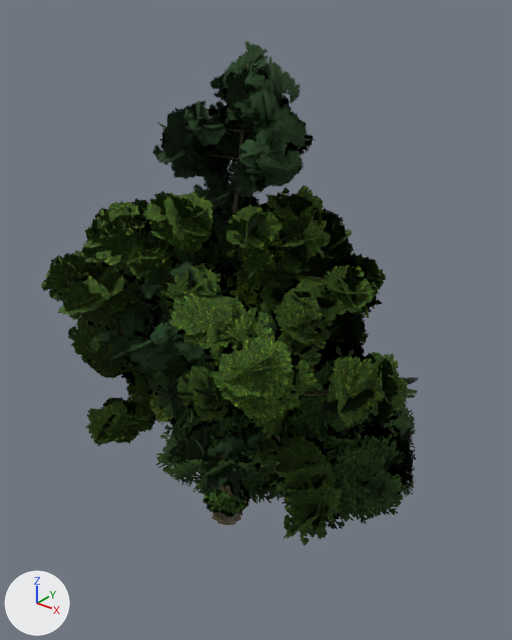
One commit to the Blender file blender/environment.blend: the scene before it, then after it.
Camera for both pictures: a 50 mm lens placed at (15.0, -16.9, 19.5), pointed at (0.7, 0.9, 8.4). Lighting does not change. The marker at lower left points along +X, +Y and +Z. The picture after the commit comes second.

Names of what the first picture shows: 'Bush_Green_Leaves', 'Tree_Birch_Leaves', 'Tree_Cypress_Leaves', 'Tree_Oak_Leaves', 'Tree_Pine_Leaves' and 4 more.
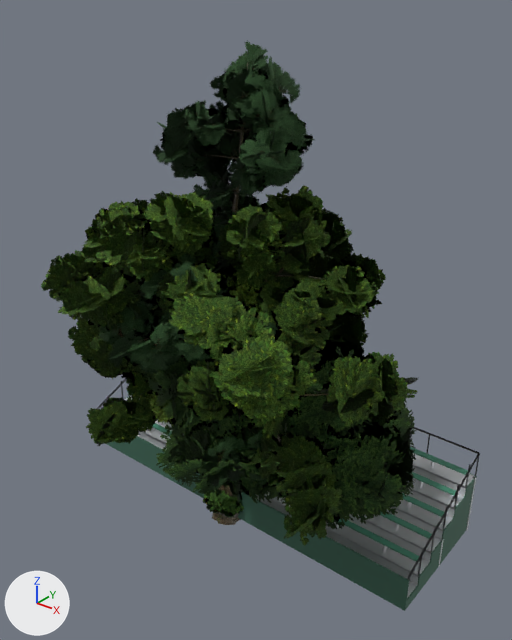
Boxes [x1, y1, x2, y2] around the edits, measured in the pictures (512 x 640 px):
```json
{"object": "Grandstand_GrandstandSteel", "change": "added", "after": [97, 379, 480, 598], "on screen": "mostly hidden"}
{"object": "Grandstand_GrandstandPanel", "change": "added", "after": [106, 395, 477, 611]}
{"object": "Grandstand_GrandstandSeat", "change": "added", "after": [127, 391, 468, 562]}
```

Scene script edits in JSON lines:
```json
{"op": "add", "block": "mat_grandstandpanel", "code": ["mat_grandstandpanel = principled_material('GrandstandPanel')", "mat_grandstandpanel.base_color = (0.04, 0.12, 0.08)  # dark green #386150", "mat_grandstandpanel.roughness = 0.7"]}
{"op": "add", "block": "mat_grandstandseat", "code": ["mat_grandstandseat = principled_material('GrandstandSeat')", "mat_grandstandseat.base_color = (0.05, 0.22, 0.14)  # green #3f8169", "mat_grandstandseat.roughness = 0.6"]}
{"op": "add", "block": "mat_grandstandsteel", "code": ["mat_grandstandsteel = principled_material('GrandstandSteel')", "mat_grandstandsteel.base_color = (0.62, 0.64, 0.66)  # light grey #ced1d4", "mat_grandstandsteel.metallic = 0.6", "mat_grandstandsteel.roughness = 0.45"]}
{"op": "add", "block": "me_grandstand_grandstandpanel", "code": ["me_grandstand_grandstandpanel = bpy.data.meshes.new('Grandstand_GrandstandPanel')", "me_grandstand_grandstandpanel.from_pydata(...)  # 336 vertices, 84 faces; spans x -8.0..8.0, y -0.1..5.1, z 0.0..2.5", "me_grandstand_grandstandpanel.materials.append(mat_grandstandpanel)  # dark green #386150"]}
{"op": "add", "block": "me_grandstand_grandstandseat", "code": ["me_grandstand_grandstandseat = bpy.data.meshes.new('Grandstand_GrandstandSeat')", "me_grandstand_grandstandseat.from_pydata(...)  # 144 vertices, 36 faces; spans x -7.8..7.8, y 0.2..4.7, z 0.8..3.0", "me_grandstand_grandstandseat.materials.append(mat_grandstandseat)  # green #3f8169"]}
{"op": "add", "block": "me_grandstand_grandstandsteel", "code": ["me_grandstand_grandstandsteel = bpy.data.meshes.new('Grandstand_GrandstandSteel')", "me_grandstand_grandstandsteel.from_pydata(...)  # 2304 vertices, 576 faces; spans x -8.1..8.1, y 0.0..5.1, z 0.0..3.6", "me_grandstand_grandstandsteel.materials.append(mat_grandstandsteel)  # light grey #ced1d4"]}
{"op": "add", "block": "ob_grandstand_grandstandpanel", "code": ["ob_grandstand_grandstandpanel = bpy.data.objects.new('Grandstand_GrandstandPanel', me_grandstand_grandstandpanel)", "ob_grandstand_grandstandpanel.parent = ob_grandstand", "ob_grandstand_grandstandpanel.location = (0.0, 0.0, 0.0)"]}
{"op": "add", "block": "ob_grandstand", "code": ["ob_grandstand = bpy.data.objects.new('Grandstand', None)", "ob_grandstand.location = (0.0, 0.0, 0.0)"]}
{"op": "add", "block": "ob_grandstand_grandstandseat", "code": ["ob_grandstand_grandstandseat = bpy.data.objects.new('Grandstand_GrandstandSeat', me_grandstand_grandstandseat)", "ob_grandstand_grandstandseat.parent = ob_grandstand", "ob_grandstand_grandstandseat.location = (0.0, 0.0, 0.0)"]}
{"op": "add", "block": "ob_grandstand_grandstandsteel", "code": ["ob_grandstand_grandstandsteel = bpy.data.objects.new('Grandstand_GrandstandSteel', me_grandstand_grandstandsteel)", "ob_grandstand_grandstandsteel.parent = ob_grandstand", "ob_grandstand_grandstandsteel.location = (0.0, 0.0, 0.0)"]}
```
